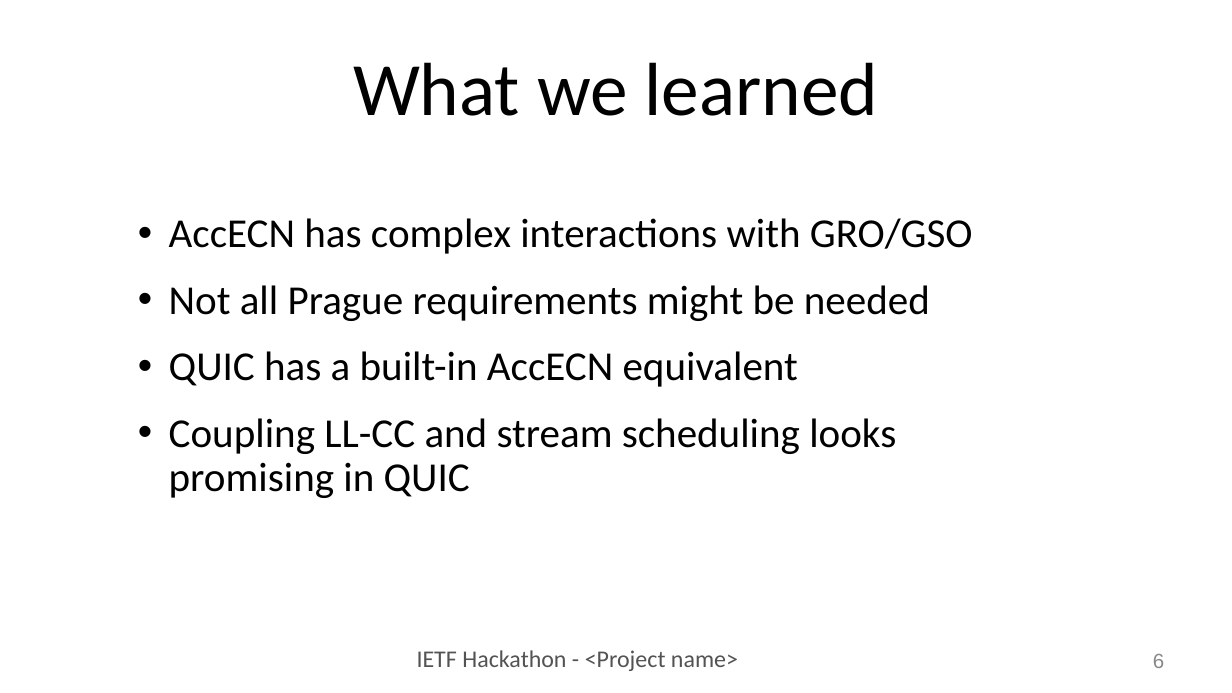
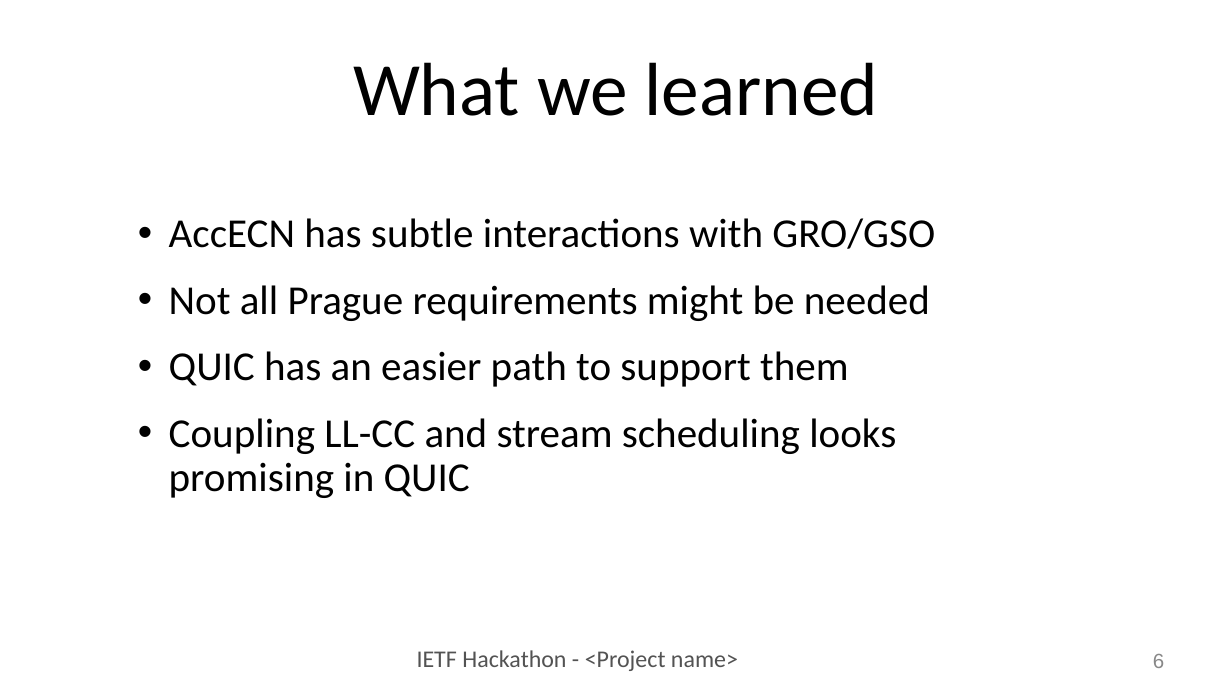
Before and after one commit to IETF-Hackathon/ietf104-project-presentations, a slide deck: slide 6 of l4s-hackathon-presentation-ietf104.pptx. Drawn at 1232x693 pixels with LibreOffice and Linux fonts; fonts in the diff are those of the drawing. Boxes give left, top, right and bottom in pixels: in the first picture for what was removed or moved away, otherwise in the second. Text is boxed around its words. In the diff, an @@ line names an element or a change of style, - is before the commit and + after.

Commit message:
l4s slides update

```diff
--- a/l4s-hackathon-presentation-ietf104.pptx
+++ b/l4s-hackathon-presentation-ietf104.pptx
@@ text at [169, 218, 935, 249]: text changed @@
-  • AccECN has complex interactions with GRO/GSO
+  • AccECN has subtle interactions with GRO/GSO
@@ text at [169, 351, 848, 387]: text changed @@
-  • QUIC has a built-in AccECN equivalent
+  • QUIC has an easier path to support them
```
Also in this commit, not shown: 1 other slide changed, 1 other file.
